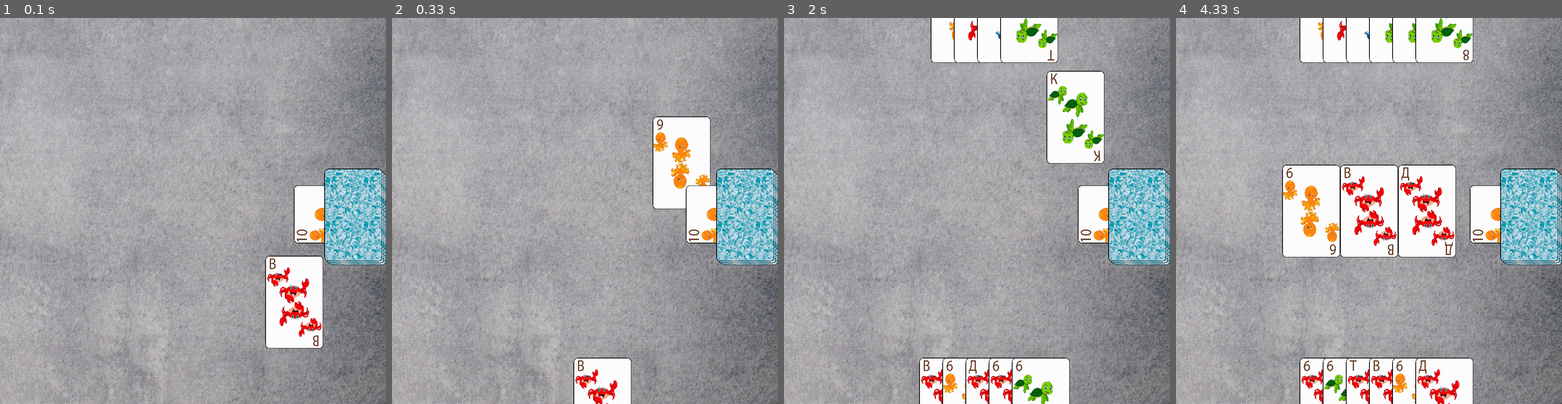
Above: before the commit, frames 1-4 (left to right).
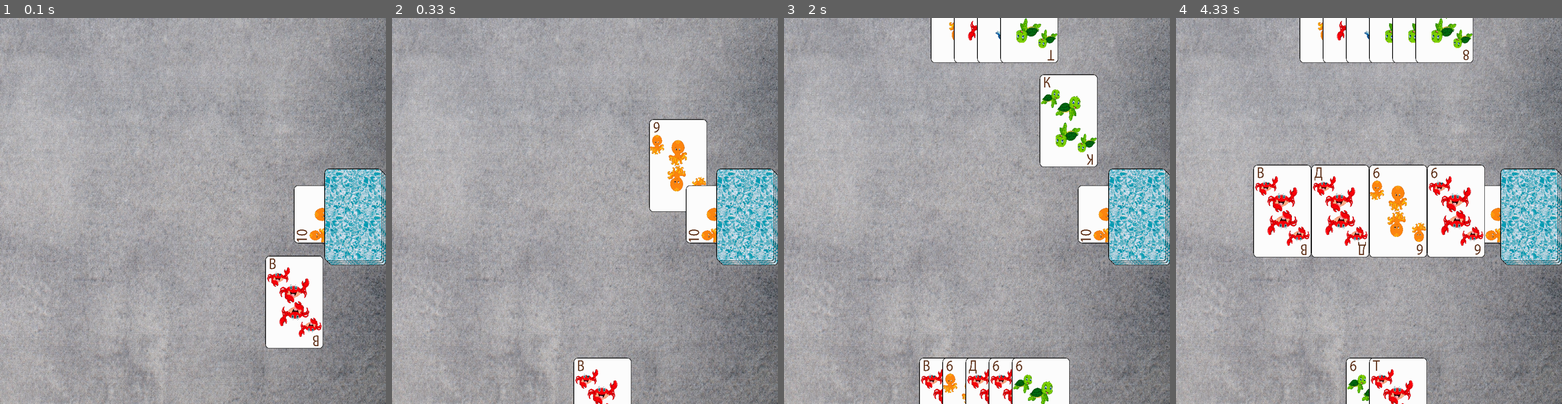
Above: after the commit, the same moments.

Repository: pyvinery/pythonProject_pygame1
Game: pygame game, started from main.py
The game is run twice, just before and just after one commit, with the same random seed, the same clock (stepped at 60 frames per second) and the same inputs.
Inputs:
- Up to frame 1 (0.1 s): no input
- Up to frame 2 (0.33 s): no input
- Up to frame 3 (2 s): tap Space at 0.33 s
- Up to frame 4 (4.33 s): tap 1 at 3.17 s; tap Space at 3.5, 3.9, 4.2 s

Frame 1 is identical in both runs. In frame 2, 1.3% of the frame differs, in the area x 66-83%, y 25-51%; in frame 3, 2.2%; in frame 4, 11%, in the area x 20-80%, y 38-100%.

Commit message:
+ в середину все ок

Diff:
--- a/main.py
+++ b/main.py
@@ -55,8 +55,8 @@
 class Card:
     def __init__(self, name, position, hand, position_in_hand):
         self.name = name
-        self.position = position  # Keep the position as a list
-        self.hand = hand
+        self.position = position
+        self.hand = hand if hand is not None else []  # Инициализация атрибута hand пустым списком, если hand равен None
         self.target = None
         self.reached_target = False
         self.position_in_hand = position_in_hand
@@ -90,8 +90,7 @@
     card_name = player.hand.pop(card_index)
 
     # Создаем объект карты
-    card = Card(card_name, list(player.hand_pos), player.hand, card_index)  # Pass the position as a list
-
+    card = Card(card_name, list(player.hand_pos), None, card_index)  # Pass the position as a list
 
     # Задаем цель для перемещения карты на середину экрана
     target = (SCREEN_WIDTH / 2 - CARD_WIDTH / 2, SCREEN_HEIGHT / 2 - CARD_HEIGHT / 2)
@@ -204,27 +203,17 @@
                 if len(player.hand) > 0 and len(moving_cards) == 0 and deal_to_player:
                     card_index = 0  # Индекс первой карты в руке игрока
                     play_card(player, card_index)  # Вызываем функцию play_card для выбрасывания карты на середину стола
-        elif event.type == pygame.MOUSEBUTTONDOWN and event.button == 1 and game_state == 'playing':
-            # Ход игрока
-            if len(player.hand) > 0 and len(moving_cards) == 0 and deal_to_player:
-                # Определите позицию курсора мыши
-                mouse_pos = pygame.mouse.get_pos()
-
-                # Проверьте, на какую карту нажал игрок
-                for i, card_name in enumerate(player.hand):
-                    card_image = cards[card_name]
-                    card_pos = (start_pos + i * CARD_OFFSET, 3 * SCREEN_HEIGHT / 3.407)
-                    card_rect = pygame.Rect(card_pos, (CARD_WIDTH, CARD_HEIGHT))
-                    screen.blit(card_image, card_pos)
-
-                    # Проверьте, на какую карту нажал игрок
-                    if card_rect.collidepoint(mouse_pos):
-                        if event.type == pygame.MOUSEBUTTONDOWN and event.button == 1 and game_state == 'playing':
-                            play_card(player, i)  # Вызываем функцию play_card для выбрасывания карты на середину стола
+            elif event.key in [pygame.K_1, pygame.K_2, pygame.K_3, pygame.K_4, pygame.K_5,
+                               pygame.K_6] and game_state == 'playing':
+                # Ход игрока
+                if len(player.hand) > 0 and len(moving_cards) == 0 and deal_to_player:
+                    # Определите индекс карты, соответствующей нажатой клавише
+                    card_index = event.key - pygame.K_1  # Индекс карты в руке игрока (0-5)
+                    play_card(player, card_index)  # Вызываем функцию play_card для выбрасывания карты на середину стола
 
     # Двигаем карты и удаляем те, которые достигли цели
     for card in moving_cards:
-        hand_width = len(card.hand) * CARD_OFFSET
+        hand_width = len(player.hand) * CARD_OFFSET
         start_pos = (SCREEN_WIDTH - hand_width) / 2
         target = (start_pos + card.position_in_hand * CARD_OFFSET, card.target[1])
         if card.move_towards(target, 100):
